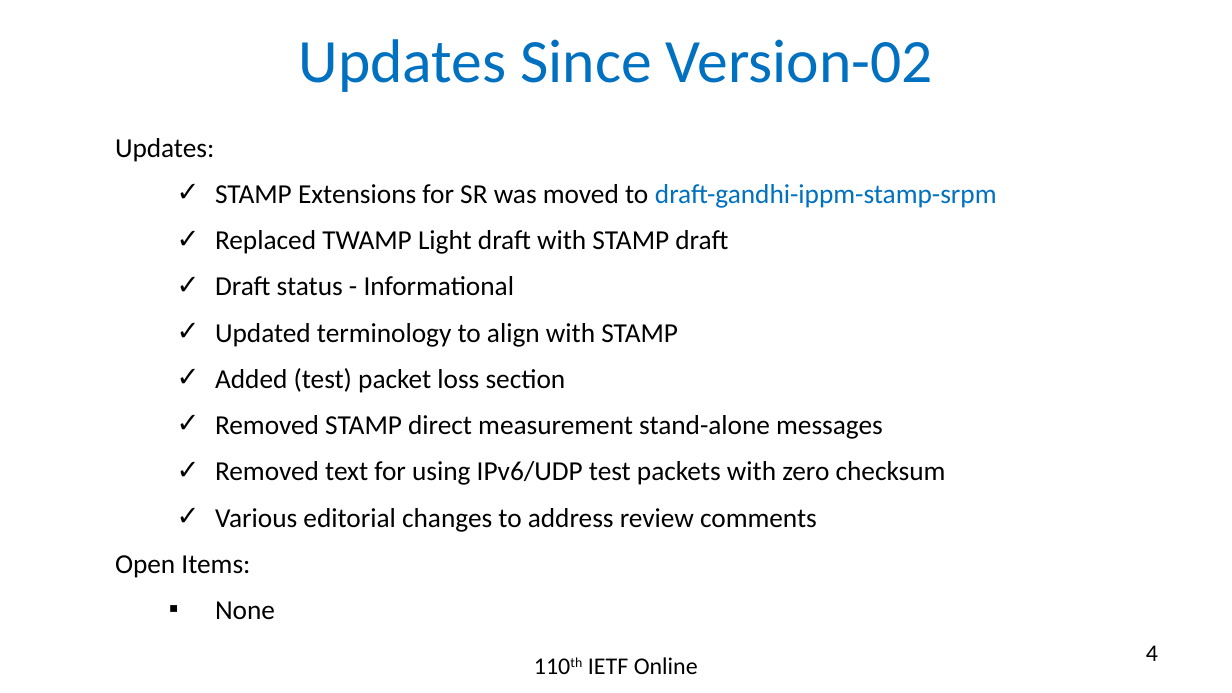
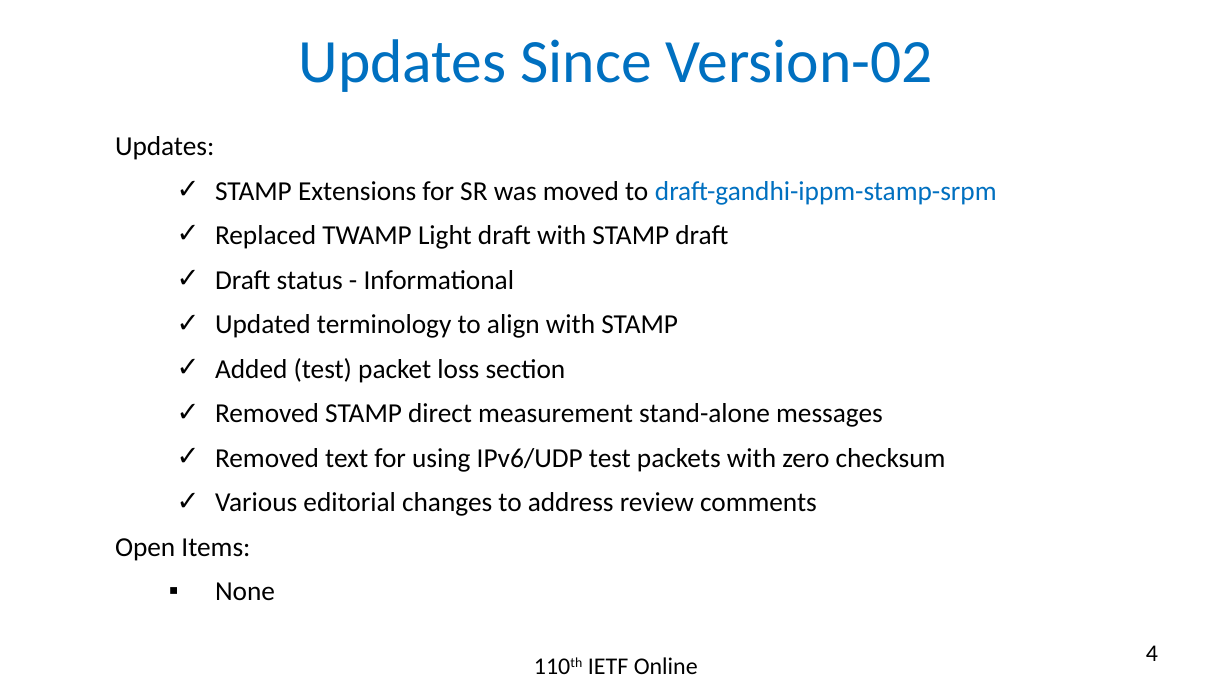
Before and after one commit to rakgandhi/ietf-slides, a slide deck: slide 4 of draft-gandhi-spring-stamp-srpm-05.pptx. Drawn at 1232x693 pixels with LibreOffice and Linux fonts; fonts in the diff are those of the drawing. Boxes give left, top, right and bottom in pixels: in the first picture for what was removed or moved away, otherwise in the second. Text is boxed around its words. In the diff, an @@ line names an element or a change of style, - is before the commit and + after.

```diff
--- a/draft-gandhi-spring-stamp-srpm-05.pptx
+++ b/draft-gandhi-spring-stamp-srpm-05.pptx
@@ text "Updates:" at [115, 136, 997, 601]: line spacing 21pt to 20pt @@
```
Also in this commit, not shown: 2 other slides changed, 1 other file.
